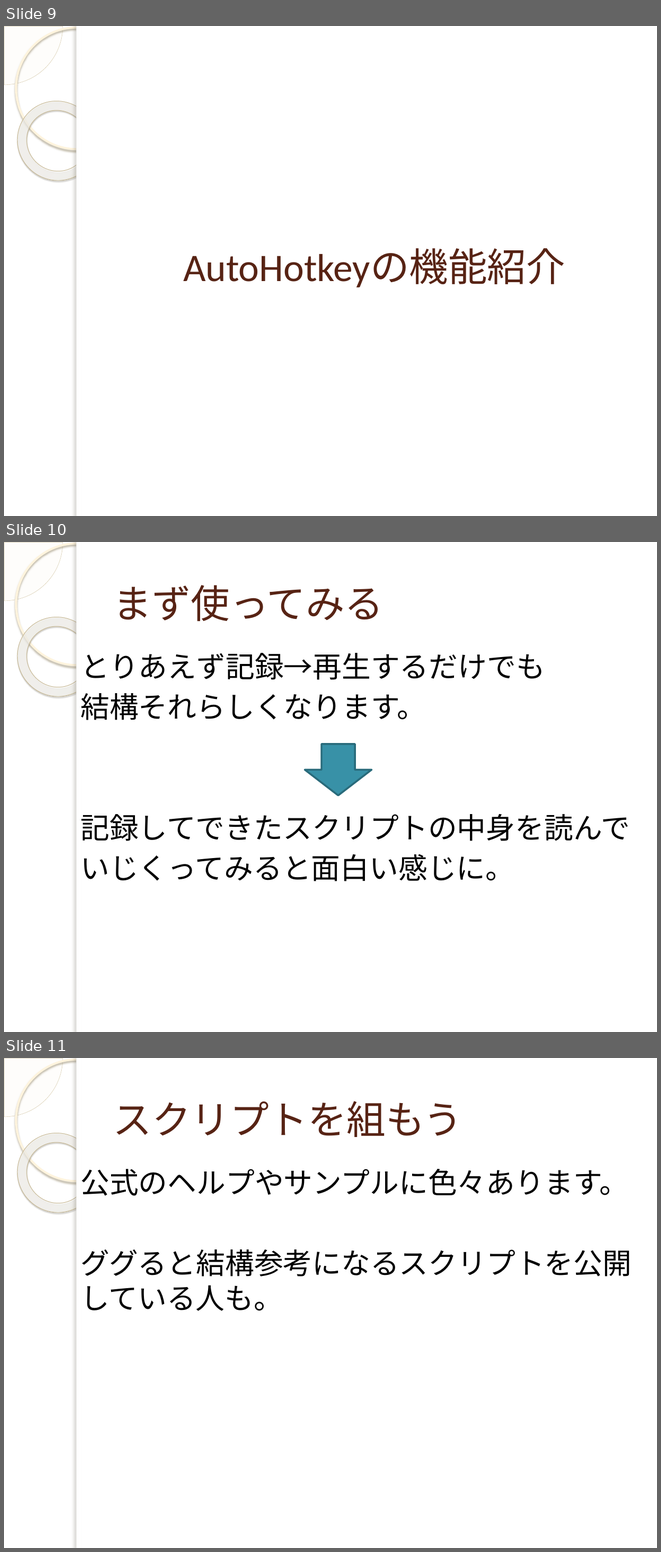
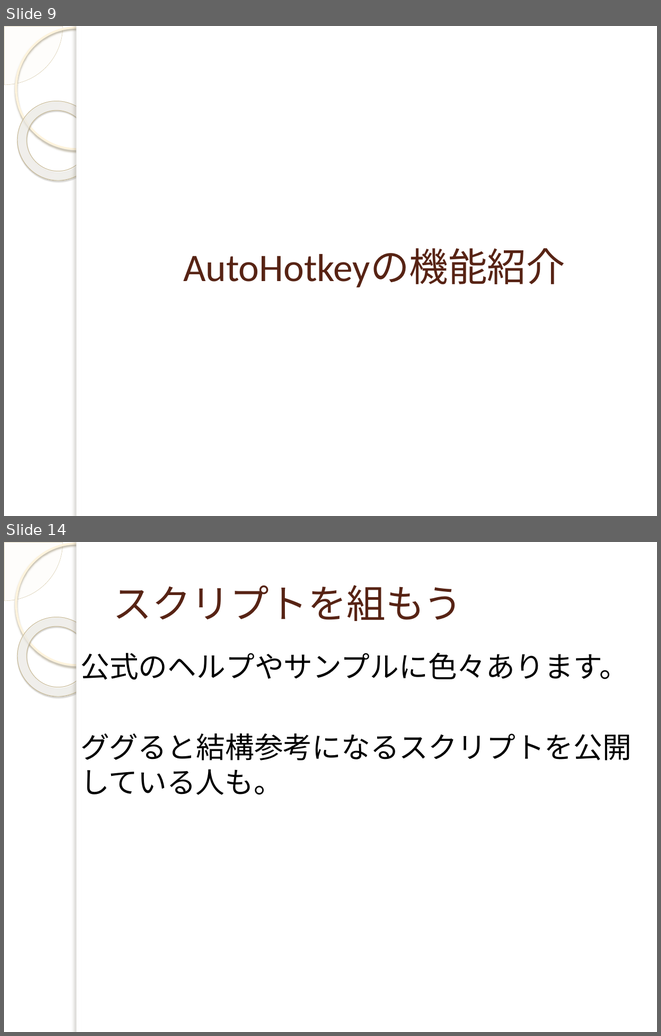
Before and after one commit to yuridonus/FEstudy, a slide deck: autoHotkey.pptx. Shown one above the other, each under a label of ours: slides 9, 10 and 11 before the commit, slides 9 and 14 after it; the slides between them are not shown. The pictures are 661x1552 and 661x1036 pixels, drawn with LibreOffice and Linux fonts; fonts in the diff are those of the drawing; background and template pictures are left out. Boxes give left, top, right and bottom in pixels: in the first picture for what was removed or moved away, otherwise in the second. Text is boxed around its words. In the diff, an @@ line names an element or a change of style, - is before the commit and + after.

```diff
--- a/autoHotkey.pptx
+++ b/autoHotkey.pptx
@@ slide 10 removed at <box>4,542,657,1032</box>, background picture (left out); not listed: 5 template elements that a slide beside it also shows @@
@@ title removed at <box>113,585,384,622</box> @@
-まず使ってみる
@@ text removed at <box>80,653,629,881</box> @@
-とりあえず記録→再生するだけでも
-結構それらしくなります。
-記録してできたスクリプトの中身を読んで
-いじくってみると面白い感じに。
@@ down arrow removed at <box>305,744,372,795</box> @@
@@ what was slide 11 is now slide 14 @@
```
Also in this commit, not shown: 1 slide changed, 4 slides added, 3 other slides removed, 3 other files.
